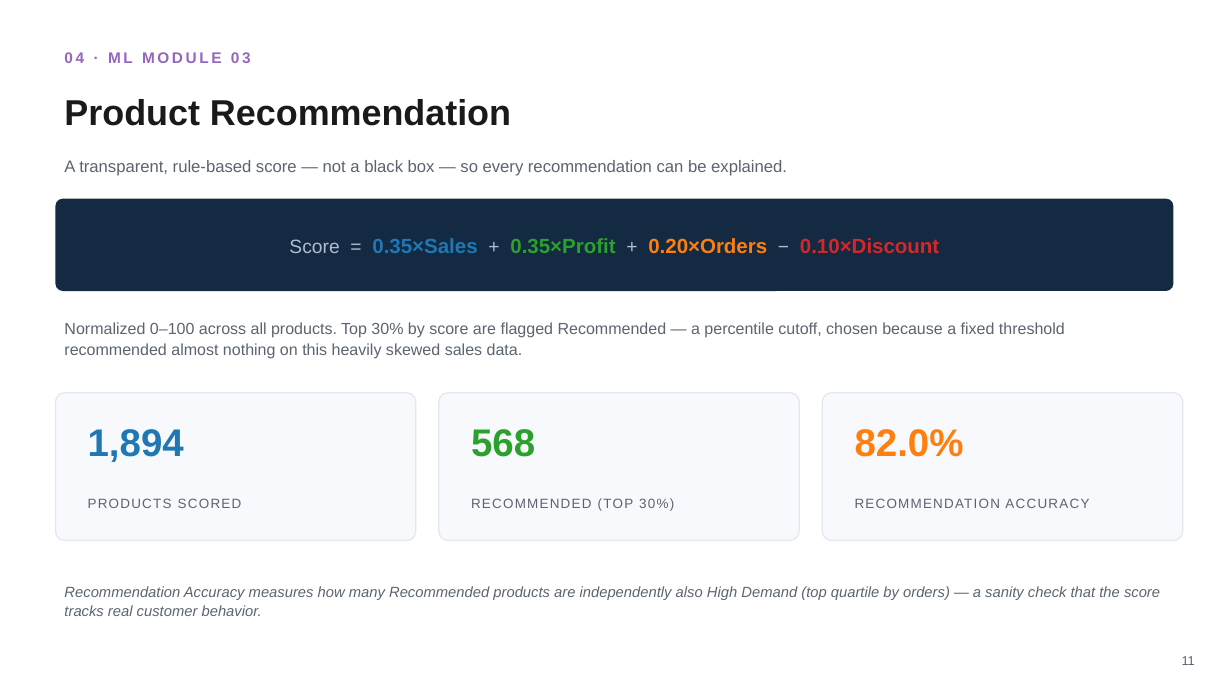
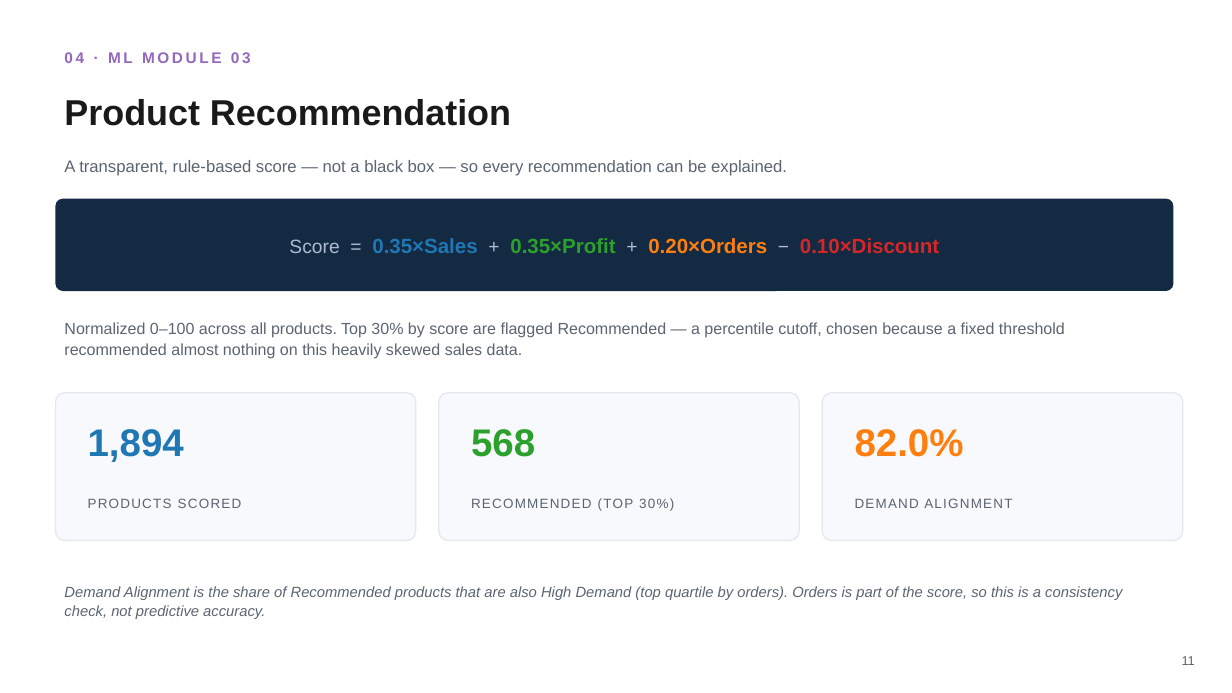
Before and after one commit to RaipallyArjun/Retail-Intelligence-Platform, a slide deck: slide 12 of reports/Presentation.pptx. Drawn at 1232x693 pixels with LibreOffice and Linux fonts; fonts in the diff are those of the drawing. Boxes give left, top, right and bottom in pixels: in the first picture for what was removed or moved away, otherwise in the second. Text is boxed around its words. In the diff, an @@ line names an element or a change of style, - is before the commit and + after.

```diff
--- a/reports/Presentation.pptx
+++ b/reports/Presentation.pptx
@@ text at (x1=855, y1=498, x2=1012, y2=508): text changed @@
-RECOMMENDATION ACCURACY
+DEMAND ALIGNMENT
@@ text at (x1=64, y1=586, x2=1122, y2=619): text changed @@
-Recommendation Accuracy measures how many Recommended products are independently also High Demand (top quartile by orders) — a sanity check that the score tracks real customer behavior.
+Demand Alignment is the share of Recommended products that are also High Demand (top quartile by orders). Orders is part of the score, so this is a consistency check, not predictive accuracy.
```
Also in this commit, not shown: 6 other slides changed, 3 other files.
